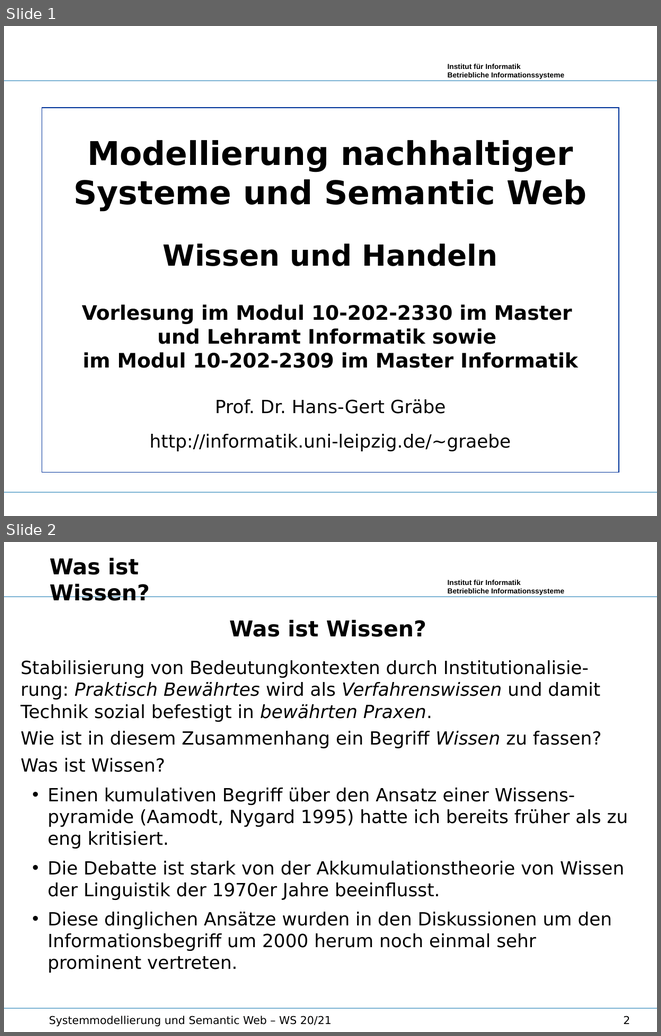
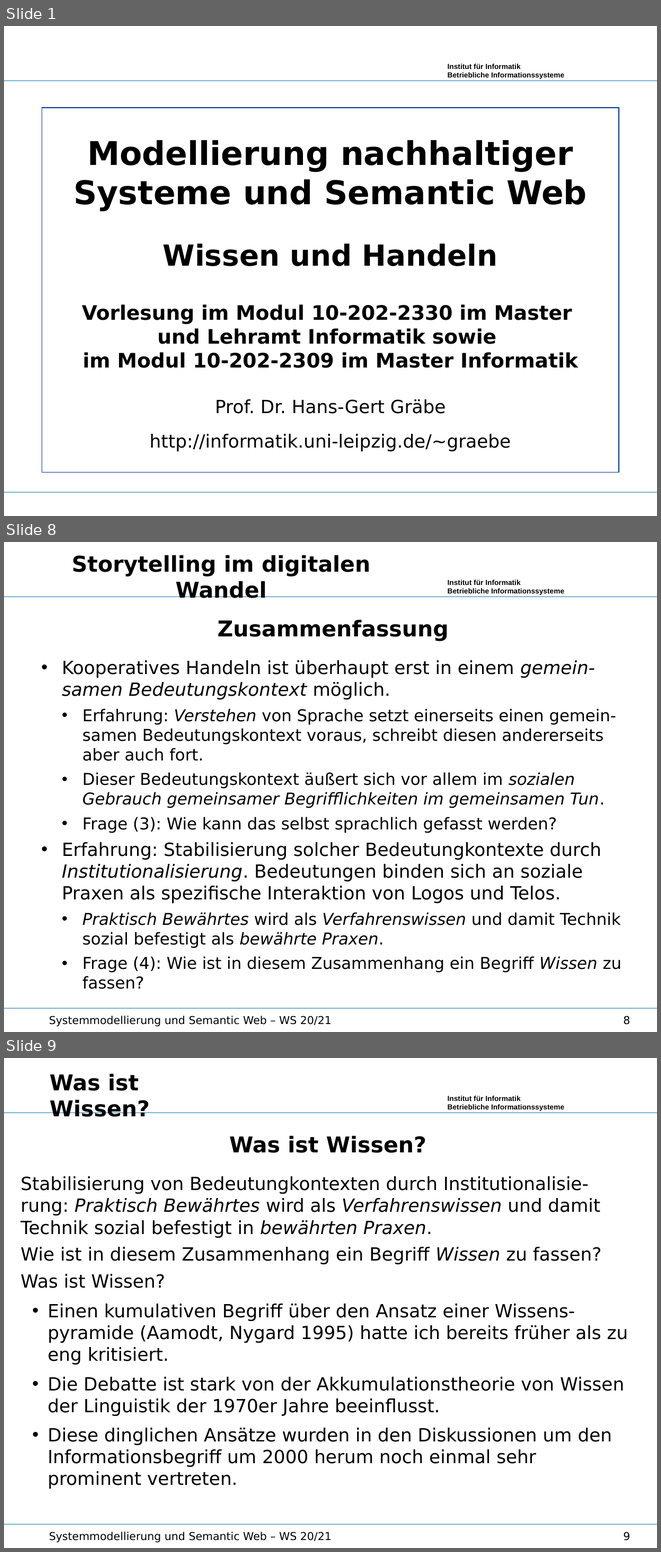
Before and after one commit to wumm-project/Leipzig-Seminar, a slide deck: Wintersemester-2020/Vorlesung/Wissen.odp. Shown one above the other, each under a label of ours: slides 1 and 2 before the commit, slides 1, 8 and 9 after it; the slides between them are not shown. The pictures are 661x1036 and 661x1552 pixels, drawn with LibreOffice and Linux fonts; fonts in the diff are those of the drawing; background and template pictures are left out. Boxes give left, top, right and bottom in pixels: in the first picture for what was removed or moved away, otherwise in the second. Text is boxed around its words. In the diff, an @@ line names an element or a change of style, - is before the commit and + after.

```diff
--- a/Wintersemester-2020/Vorlesung/Wissen.odp
+++ b/Wintersemester-2020/Vorlesung/Wissen.odp
@@ slide 8 added at [4, 542, 657, 1032], background #FFFFFF; not listed: 3 template elements that a slide beside it also shows @@
@@ text added at [72, 555, 370, 598], 24 pt, text #000000, bold @@
+Storytelling im digitalen Wandel
@@ text added at [62, 619, 622, 989], 18 pt, text #000000 @@
+Zusammenfassung
+• Kooperatives Handeln ist überhaupt erst in einem gemein-samen Bedeutungskontext möglich.
+  • Erfahrung: Verstehen von Sprache setzt einerseits einen gemein-samen Bedeutungskontext voraus, schreibt diesen andererseits aber auch fort.
+  • Dieser Bedeutungskontext äußert sich vor allem im sozialen Gebrauch gemeinsamer Begrifflichkeiten im gemeinsamen Tun.
+  • Frage (3): Wie kann das selbst sprachlich gefasst werden?
+• Erfahrung: Stabilisierung solcher Bedeutungkontexte durch Institutionalisierung. Bedeutungen binden sich an soziale Praxen als spezifische Interaktion von Logos und Telos.
+  • Praktisch Bewährtes wird als Verfahrenswissen und damit Technik sozial befestigt als bewährte Praxen.
+  • Frage (4): Wie ist in diesem Zusammenhang ein Begriff Wissen zu fassen?
@@ text added at [49, 1015, 332, 1026], 12 pt, text #000000 @@
+Systemmodellierung und Semantic Web – WS 20/21
@@ page number added at [623, 1015, 630, 1024], 12 pt, text #000000 @@
+8
@@ what was slide 2 is now slide 9 @@
@@ page number at [623, 1531, 630, 1540]: text changed @@
-2
+9
```
Also in this commit, not shown: 9 slides changed, 6 other slides added, 8 slides removed, 4 other files.
